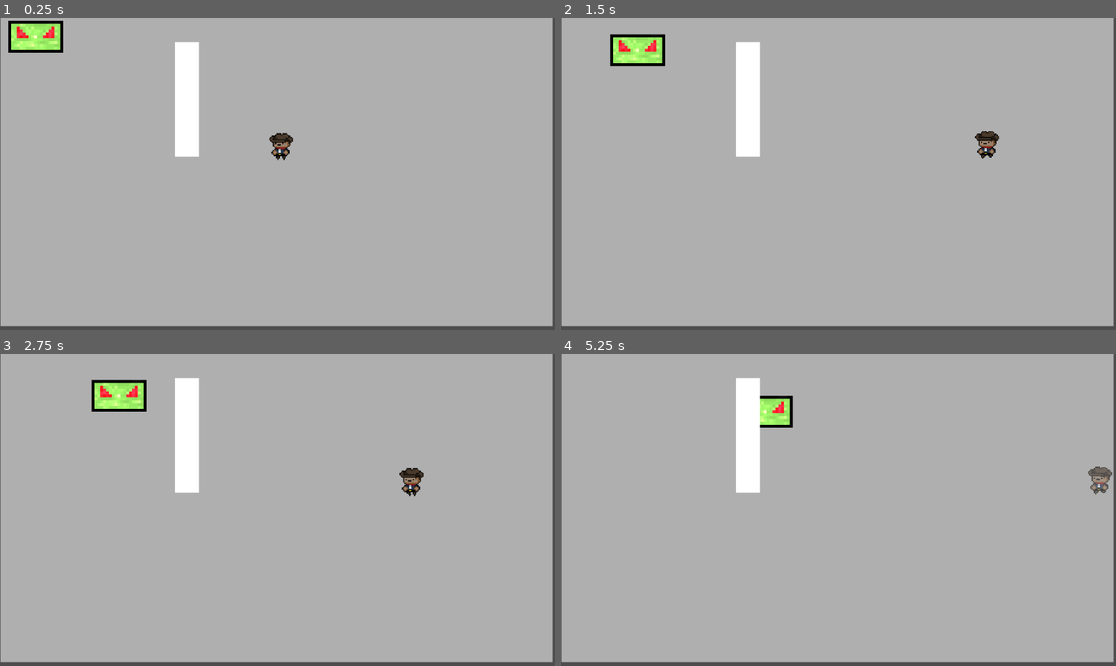
Above: before the commit, frames 1-4 (two rows, left to right).
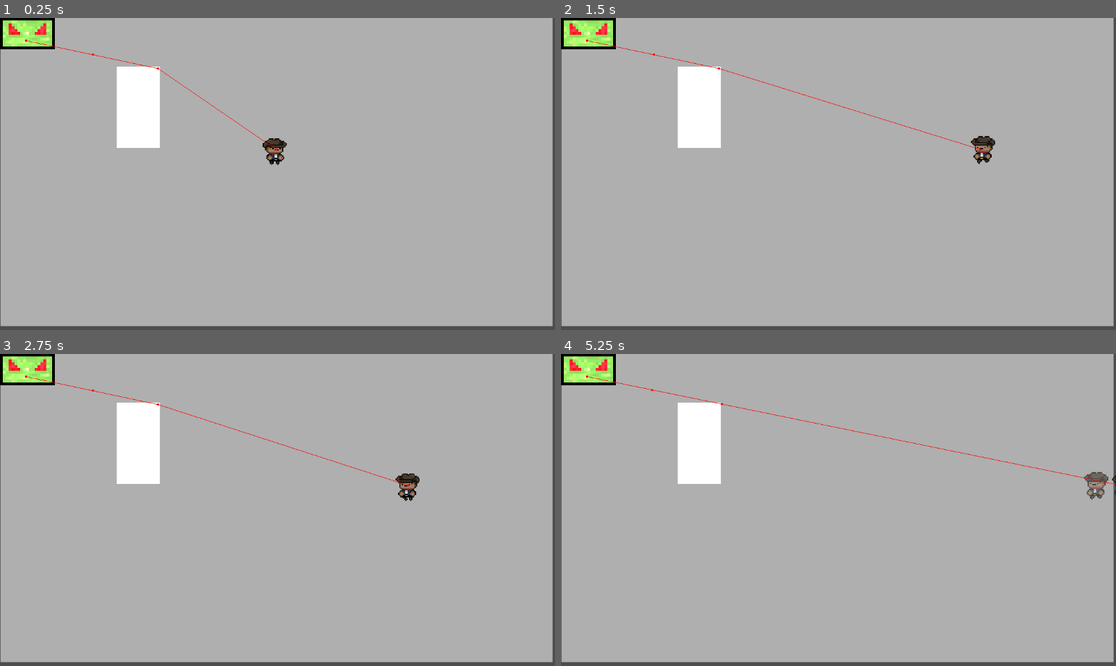
Above: after the commit, the same moments.

Repository: phcavalcante7/space-cowboy
Game: Godot game, scene res://Enemies/Scenes/enemy_chase.tscn
The game is run twice, just before and just after one commit, with the same random seed, the same clock (stepped at 60 frames per second) and the same inputs. The engine's default icon, where the game draws it, is replaced by a stand-in: a white triangle on a blue panel in a dark square.
Inputs (mouse positions are in pixels of both pictures, inside the frame that each line leads up to):
- Up to frame 1 (0.25 s): no input
- Up to frame 2 (1.5 s): tap Enter (ui_accept) at 0.5, 0.77 s; move the mouse to (960, 158) at 0.52 s; hold D (move_right) from 0.53 s (still down); tap Shift (move_dash) at 0.6, 1.35 s; move the mouse to (727, 189) at 1.27 s
- Up to frame 3 (2.75 s): tap Enter (ui_accept) at 1.52 s; move the mouse to (333, 441) at 2.02 s; release D (move_right) at 2.03 s; hold A (move_left) from 2.03 s (still down); tap Shift (move_dash) at 2.1 s
- Up to frame 4 (5.25 s): move the mouse to (810, 572) at 2.77 s; release A (move_left) at 2.78 s; hold D (move_right) 2.78-4.28 s; tap Shift (move_dash) every 0.75 s from 2.85 to 5.1 s; tap Enter (ui_accept) at 3.02, 3.77, 4.52 s; move the mouse to (1005, 556) at 3.52 s; move the mouse to (672, 463) at 4.27 s; hold A (move_left) 4.28-5.03 s; move the mouse to (866, 510) at 5.02 s; hold D (move_right) from 5.03 s (still down)

The runs differ from the first frame. In frame 1, 5.1% of the frame differs, in the area x 0-53%, y 0-48%; in frame 2, 6.1%, in the area x 0-79%, y 0-47%; in frame 3, 5.9%; in frame 4, 5.8%.
Error after the commit: Invalid call. Nonexistent function 'calculate_steering_force' in base 'Node2D'. (res://Enemies/Scenes/Enemy_Chase.gd:45)

Commit message:
IA_Raycast

Diff:
--- a/Iimigos_Nave/Enemies/Scenes/Enemy_Chase.gd
+++ b/Iimigos_Nave/Enemies/Scenes/Enemy_Chase.gd
@@ -1,16 +1,56 @@
 extends CharacterBody2D
 
-var speed = 1.2
-@onready var alvo = get_parent().get_node("Player")
+var speed = 150
+@onready var target = get_parent().get_node("Player") # Jogador
+@onready var navigation_agent = get_node("NavigationAgent2D")
+@onready var smart_velocity = get_node("Raycasts")
 
 func _ready():
+	navigation_agent.path_desired_distance = 4
+	navigation_agent.target_desired_distance = 4
+	call_deferred("navigation_setup")
+
+
+func _process(delta):
 	pass
 
-func _process(delta):
-	var go_to_direction = (alvo.position - self.position).normalized()
-	self.position = self.position + speed * go_to_direction
-	pass
 
-func distancia_maxima():
+func _physics_process(delta):
+	if navigation_agent.distance_to_target() < 50:
+		set_target_position(target.position)
+		print("navigation_stopped")
+		return
 
-	pass
+	set_target_position(target.position)
+	#print(velocity.length())
+	velocity = update_velocity(delta)
+	move_and_slide()
+
+
+func get_target_direction() -> Vector2:
+	return (target.position - self.position).normalized()
+
+
+func set_target_position(new_position : Vector2):
+	navigation_agent.target_position = new_position
+
+
+func update_velocity(delta) -> Vector2:
+	#await get_tree().physics_frame
+	var current_enemy_position = global_position
+	var next_path_position: Vector2 = navigation_agent.get_next_path_position()
+
+	var new_direction : Vector2 = next_path_position - current_enemy_position
+	var direction = new_direction.normalized()
+	var steering_force = smart_velocity.calculate_steering_force(direction) * 1000
+	#var new_velocity: Vector2 = (direction + steering_force*delta).normalized()
+
+	return smart_velocity.calculate_new_velocity_steering(delta, steering_force,
+	direction, speed)
+
+
+
+func navigation_setup():
+	await get_tree().physics_frame
+	set_target_position(target.position)
+	velocity = (target.position - self.global_position).normalized() * speed
--- a/Iimigos_Nave/Enemies/Scenes/enemy_chase.tscn
+++ b/Iimigos_Nave/Enemies/Scenes/enemy_chase.tscn
@@ -1,8 +1,8 @@
-[gd_scene load_steps=10 format=3 uid="uid://byi687xq20aa2"]
+[gd_scene load_steps=11 format=3 uid="uid://byi687xq20aa2"]
 
 [ext_resource type="Script" path="res://Enemies/Scenes/Enemy_Chase.gd" id="1_52qi3"]
 [ext_resource type="Texture2D" uid="uid://cdv1ju47odov8" path="res://Enemies/Enemies_Assets/Inimigo_monitor.png" id="1_cwkjf"]
-[ext_resource type="Texture2D" uid="uid://dervy8urv3qfa" path="res://icon.svg" id="3_85qth"]
+[ext_resource type="PackedScene" uid="uid://bqdgi2yqe2mh1" path="res://Enemies/Scenes/raycastsAI.tscn" id="3_t5y21"]
 [ext_resource type="PackedScene" uid="uid://ct1jkcxq0v8cf" path="res://Jogador/Scenes/Player.tscn" id="4_74t7x"]
 
 [sub_resource type="SpriteFrames" id="SpriteFrames_x25u8"]
@@ -21,10 +21,15 @@
 
 [sub_resource type="CanvasTexture" id="CanvasTexture_a8wii"]
 
-[sub_resource type="CanvasTexture" id="CanvasTexture_3k1rb"]
+[sub_resource type="CanvasTexture" id="CanvasTexture_td0ps"]
 
-[sub_resource type="RectangleShape2D" id="RectangleShape2D_7lyyr"]
-size = Vector2(49, 236)
+[sub_resource type="RectangleShape2D" id="RectangleShape2D_iekxq"]
+size = Vector2(40.5405, 112)
+
+[sub_resource type="NavigationPolygon" id="NavigationPolygon_1owop"]
+vertices = PackedVector2Array(1181, -13, 1182, 686, 348, 292, 347, 131, 18, 680, 261, 291, -11, -7, 264, 128)
+polygons = Array[PackedInt32Array]([PackedInt32Array(0, 1, 2, 3), PackedInt32Array(2, 1, 4, 5), PackedInt32Array(5, 4, 6, 7), PackedInt32Array(7, 6, 0, 3)])
+outlines = Array[PackedVector2Array]([PackedVector2Array(-11, -7, 18, 680, 1182, 686, 1181, -13), PackedVector2Array(264, 128, 261, 291, 348, 292, 347, 131)])
 
 [node name="Node2D" type="Node2D"]
 
@@ -38,14 +43,21 @@
 sprite_frames = SubResource("SpriteFrames_x25u8")
 
 [node name="CollisionShape2D" type="CollisionShape2D" parent="Enemy_Chase"]
+visible = false
 position = Vector2(3, -13)
 shape = SubResource("RectangleShape2D_pwq4a")
+one_way_collision_margin = 5.6
 
-[node name="Sprite2D" type="Sprite2D" parent="Enemy_Chase/CollisionShape2D"]
-visible = false
-position = Vector2(-3, 2)
-scale = Vector2(0.46875, 0.460938)
-texture = ExtResource("3_85qth")
+[node name="NavigationAgent2D" type="NavigationAgent2D" parent="Enemy_Chase"]
+debug_enabled = true
+
+[node name="Timer" type="Timer" parent="Enemy_Chase"]
+wait_time = 0.4
+one_shot = true
+
+[node name="Raycasts" parent="Enemy_Chase" instance=ExtResource("3_t5y21")]
+position = Vector2(2, -14)
+scale = Vector2(1.5, 1.5)
 
 [node name="Sprite2D" type="Sprite2D" parent="."]
 modulate = Color(0.686275, 0.686275, 0.686275, 1)
@@ -55,17 +67,21 @@
 texture = SubResource("CanvasTexture_a8wii")
 
 [node name="Player" parent="." instance=ExtResource("4_74t7x")]
-position = Vector2(581, 262)
+position = Vector2(573, 273)
 
-[node name="Area2D" type="Area2D" parent="."]
-position = Vector2(290, 195)
-disable_mode = 1
+[node name="Wall" type="CharacterBody2D" parent="."]
+position = Vector2(287, 156)
+scale = Vector2(2.22, 1.5)
 
-[node name="Wall" type="Sprite2D" parent="Area2D"]
-position = Vector2(98, -26)
-scale = Vector2(49.5, 238.5)
-texture = SubResource("CanvasTexture_3k1rb")
+[node name="Sprite2D" type="Sprite2D" parent="Wall"]
+position = Vector2(0, 19.715)
+scale = Vector2(40.2027, 112.57)
+texture = SubResource("CanvasTexture_td0ps")
 
-[node name="CollisionShape2D" type="CollisionShape2D" parent="Area2D"]
-position = Vector2(98.5, -25)
-shape = SubResource("RectangleShape2D_7lyyr")
+[node name="CollisionShape2D" type="CollisionShape2D" parent="Wall"]
+position = Vector2(0, 19.3333)
+shape = SubResource("RectangleShape2D_iekxq")
+
+[node name="NavigationRegion2D" type="NavigationRegion2D" parent="."]
+position = Vector2(-19, -26)
+navigation_polygon = SubResource("NavigationPolygon_1owop")
--- /dev/null
+++ b/Iimigos_Nave/Enemies/Scenes/raycastsAI.tscn
@@ -0,0 +1,29 @@
+[gd_scene load_steps=2 format=3 uid="uid://bqdgi2yqe2mh1"]
+
+[ext_resource type="Script" path="res://RaycastsAI.gd" id="1_888ck"]
+
+[node name="Raycasts" type="Node2D"]
+script = ExtResource("1_888ck")
+
+[node name="Ray1" type="RayCast2D" parent="."]
+target_position = Vector2(0, -50)
+
+[node name="Ray2" type="RayCast2D" parent="."]
+target_position = Vector2(40, -40)
+
+[node name="Ray3" type="RayCast2D" parent="."]
+target_position = Vector2(50, 0)
+
+[node name="Ray4" type="RayCast2D" parent="."]
+target_position = Vector2(40, 40)
+
+[node name="Ray5" type="RayCast2D" parent="."]
+
+[node name="Ray6" type="RayCast2D" parent="."]
+target_position = Vector2(-40, 40)
+
+[node name="Ray7" type="RayCast2D" parent="."]
+target_position = Vector2(-50, 0)
+
+[node name="Ray8" type="RayCast2D" parent="."]
+target_position = Vector2(-40, -40)
